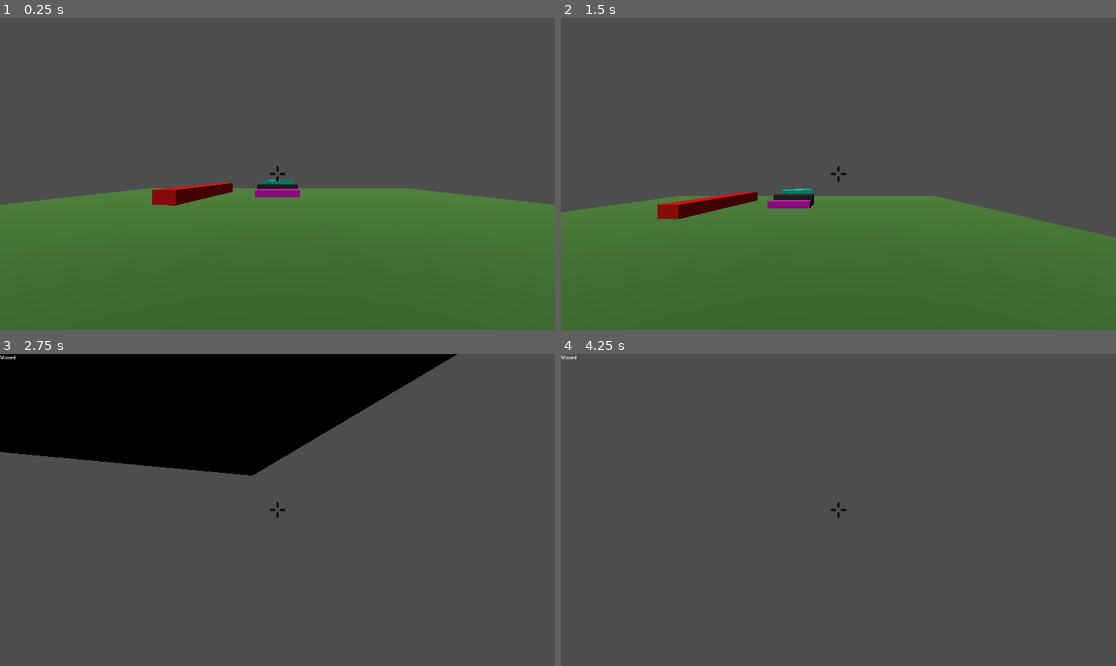
Above: before the commit, frames 1-4 (two rows, left to right).
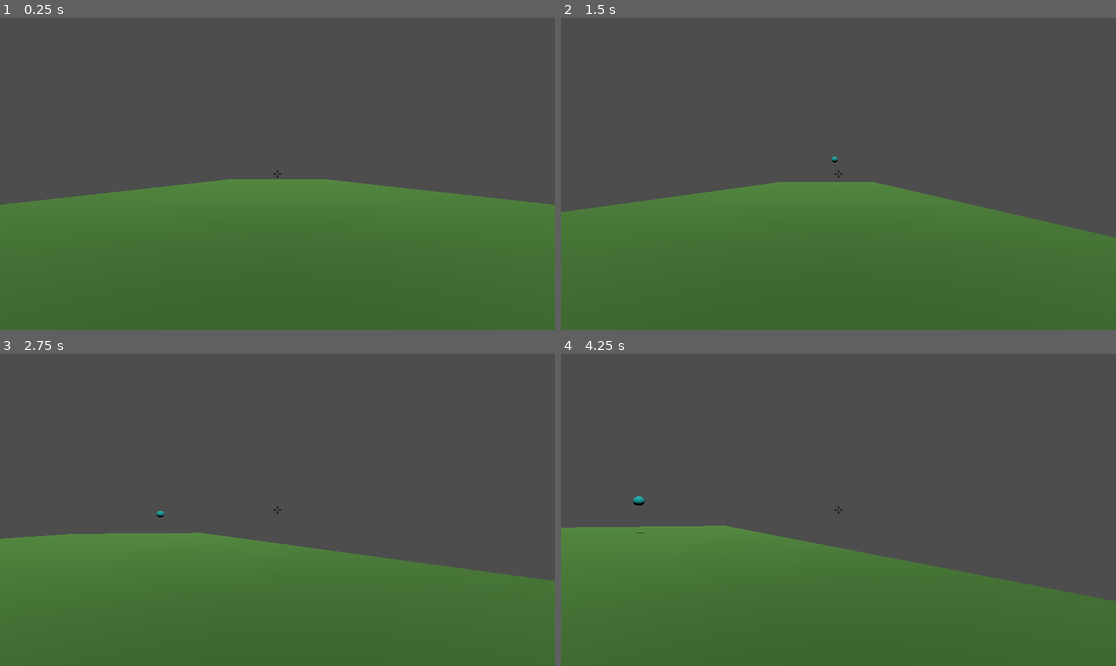
Above: after the commit, the same moments.

Repository: blooize/aimthing
Game: Godot game, scene res://main.tscn
Two runs of this game, one before a commit and one after it. Both use one fixed random seed, a clock stepped at 60 frames per second and the inputs below. The project has no main scene, so this scene is started directly.
Inputs (mouse positions are in pixels of both pictures, inside the frame that each line leads up to):
- Up to frame 1 (0.25 s): no input
- Up to frame 2 (1.5 s): move the mouse to (960, 158) at 0.52 s; hold Right (move_right) 0.53-1.28 s; click (960, 158) at 0.6 s; tap Space (jump) at 0.77 s; move the mouse to (727, 189) at 1.27 s; hold S (move_back) from 1.28 s (still down); tap F (interact) at 1.35 s
- Up to frame 3 (2.75 s): tap Space (jump) at 1.52 s; click (166, 525) at 1.55 s; move the mouse to (288, 503) at 2.02 s; release S (move_back) at 2.03 s; hold W (move_forward) from 2.03 s (still down); click (288, 503) at 2.1 s
- Up to frame 4 (4.25 s): keep holding W (move_forward); move the mouse to (832, 516) at 2.77 s; tap Shift (sprint) at 2.85 s; tap Space (jump) at 3.02, 3.77 s; click (832, 516) at 3.05 s; move the mouse to (877, 513) at 3.52 s; click (877, 513) at 3.6 s

The runs differ from the first frame. In frame 1, 1.7% of the frame differs, in the area x 22-78%, y 47-61%; in frame 2, 2.5%; in frame 3, 61%, in the area x 0-100%, y 0-100%; in frame 4, 36%.
Error before the commit: Parse Error: Expected indented block after function declaration. (res://Target.gd:6)

Commit message:
Added Automated Spawnig

Diff:
--- a/Player.gd
+++ b/Player.gd
@@ -1,5 +1,6 @@
 extends CharacterBody3D
 
+var counter = 0
 @export var speed = 1
 @export var jump_impulse = 1
 @export var gravity = 9.81
@@ -52,10 +53,9 @@
 	if collision:
 		var result = regex.search(collision.collider.name)
 		if result:
-			$Pivot/Camera3D/CanvasLayer/Label.text = "Hit Registered"
+			counter += 1
+			$Pivot/Camera3D/CanvasLayer/Label.text = str(counter)
 			collision.collider.kill()
-		else:
-			$Pivot/Camera3D/CanvasLayer/Label.text = "Missed"
 
 
 func _process(_delta):
--- a/Target.gd
+++ b/Target.gd
@@ -2,10 +2,14 @@
 
 @export var speed = 0
 @export var max_health = 100
-@export var current_health = 100
+@export var current_health = 0
 func initialize(position, direction):
-
+	look_at_from_position(position, direction, Vector3.UP)
+	current_health = max_health
 
 func kill():
 	current_health = 0
 	queue_free()
+
+func _on_timer_timeout():
+	kill()
--- a/main.gd
+++ b/main.gd
@@ -3,13 +3,18 @@
 @export var target_scene: PackedScene
 var captured = false;
 var target_queue = []
-@onready var locations = [$"World/Spawn Pos", $"World/Spawn Pos2", $"World/Spawn Pos3",
- $"World/Spawn Pos4", $"World/Spawn Pos5", $"World/Spawn Pos6"]
+var locations = []
 var targets = []
 var since_last_spawn = 0
+
 # Called when the node enters the scene tree for the first time.
 func _ready():
-	pass # Replace with function body.
+	var world = find_child("World")
+	for c in world.get_children():
+		if is_instance_of(c, Marker3D):
+			locations.append(c)
+
+
 
 
 # Called every frame. 'delta' is the elapsed time since the previous frame.
@@ -23,9 +28,8 @@
 		Input.set_mouse_mode(Input.MOUSE_MODE_VISIBLE)
 		captured = false
 
-	#if target_queue.size() < 4:
-	spawnTarget()
-
+	if target_queue.size() < 4:
+		spawnTarget()
 
 func spawnTarget():
 	if since_last_spawn >= 1:
@@ -33,11 +37,8 @@
 		var target = target_scene.instantiate()
 		var index = randi_range(0, locations.size()-1)
 		var position = locations[index]
-		print_debug(position.global_position)
-		for i in targets:
-			if i.transform == position.global_position:
-				return
 
 		target.initialize(position.global_position, look_vector)
 		targets.append(target)
+		add_child(target)
 		since_last_spawn = 0
--- a/main.tscn
+++ b/main.tscn
@@ -1,11 +1,11 @@
-[gd_scene load_steps=11 format=3 uid="uid://dtxeyhc66h0ul"]
+[gd_scene load_steps=7 format=3 uid="uid://dtxeyhc66h0ul"]
 
 [ext_resource type="Script" path="res://main.gd" id="1_gb1ht"]
 [ext_resource type="PackedScene" uid="uid://c1s1ifjicq0ck" path="res://player.tscn" id="1_kmek0"]
 [ext_resource type="PackedScene" uid="uid://bwlauu1ok5prf" path="res://target.tscn" id="3_2c2n6"]
 
 [sub_resource type="BoxShape3D" id="BoxShape3D_kduco"]
-size = Vector3(30, 1, 30)
+size = Vector3(30, 1, 79.5073)
 
 [sub_resource type="StandardMaterial3D" id="StandardMaterial3D_rdxbs"]
 albedo_color = Color(0.368627, 0.619608, 0.278431, 1)
@@ -13,18 +13,6 @@
 [sub_resource type="BoxMesh" id="BoxMesh_qqr12"]
 material = SubResource("StandardMaterial3D_rdxbs")
 size = Vector3(30, 1, 30)
-
-[sub_resource type="StandardMaterial3D" id="StandardMaterial3D_kqlnv"]
-albedo_color = Color(1, 0.027451, 0, 1)
-
-[sub_resource type="StandardMaterial3D" id="StandardMaterial3D_cjgi6"]
-albedo_color = Color(0, 1, 0.886275, 1)
-
-[sub_resource type="StandardMaterial3D" id="StandardMaterial3D_k3786"]
-albedo_color = Color(0.219608, 0.219608, 0.227451, 1)
-
-[sub_resource type="StandardMaterial3D" id="StandardMaterial3D_m1jhg"]
-albedo_color = Color(1, 0.0980392, 0.890196, 1)
 
 [node name="Main" type="Node"]
 script = ExtResource("1_gb1ht")
@@ -34,34 +22,12 @@
 transform = Transform3D(1, 0, 0, 0, 1, 0, 0, 0, 1, 0, -0.5, 0)
 
 [node name="CollisionShape3D" type="CollisionShape3D" parent="World"]
+transform = Transform3D(1, 0, 0, 0, 1, 0, 0, 0, 1, 0, 0, -0.378754)
 shape = SubResource("BoxShape3D_kduco")
 
 [node name="Floor" type="MeshInstance3D" parent="World"]
+transform = Transform3D(1, 0, 0, 0, 1, 0, 0, 0, 2.6, 0, 0, 0)
 mesh = SubResource("BoxMesh_qqr12")
-
-[node name="CSGBox3D4" type="CSGBox3D" parent="World"]
-transform = Transform3D(0.118335, 0, 0.992974, 0, 1, 0, -0.992974, 0, 0.118335, -5.47691, 0.525554, -4.88794)
-material_override = SubResource("StandardMaterial3D_kqlnv")
-use_collision = true
-size = Vector3(10.0736, 1.58009, 1.35706)
-
-[node name="CSGBox3D2" type="CSGBox3D" parent="World"]
-transform = Transform3D(0.747775, 0, 0.663952, 0, 1, 0, -0.663952, 0, 0.747775, 0.0136271, 0.855589, -8.28482)
-material_override = SubResource("StandardMaterial3D_cjgi6")
-use_collision = true
-size = Vector3(2.51269, 1.58009, 1.35706)
-
-[node name="CSGBox3D3" type="CSGBox3D" parent="World"]
-transform = Transform3D(1, 0, 0, 0, 1, 0, 0, 0, 1, 0, 0.713062, -6.6986)
-material_override = SubResource("StandardMaterial3D_k3786")
-use_collision = true
-size = Vector3(3.20853, 1.21624, 1.35706)
-
-[node name="CSGBox3D" type="CSGBox3D" parent="World"]
-transform = Transform3D(1, 0, 0, 0, 1, 0, 0, 0, 1, 0, 0.5, -4.91294)
-material_override = SubResource("StandardMaterial3D_m1jhg")
-use_collision = true
-size = Vector3(3.20853, 1, 1.35706)
 
 [node name="Spawn Pos3" type="Marker3D" parent="World"]
 transform = Transform3D(1, 0, 0, 0, 1, 0, 0, 0, 1, 2.08165e-12, 2.5, -4)
@@ -87,6 +53,94 @@
 transform = Transform3D(1, 0, 0, 0, 1, 0, 0, 0, 1, -1.5, 2.5, -4)
 gizmo_extents = 0.13
 
+[node name="Spawn Pos7" type="Marker3D" parent="World"]
+transform = Transform3D(1, 0, 0, 0, 1, 0, 0, 0, 1, 2.08165e-12, 5.50053, -4)
+gizmo_extents = 0.13
+
+[node name="Spawn Pos8" type="Marker3D" parent="World"]
+transform = Transform3D(1, 0, 0, 0, 1, 0, 0, 0, 1, 2.08165e-12, 7.00053, -4)
+gizmo_extents = 0.13
+
+[node name="Spawn Pos9" type="Marker3D" parent="World"]
+transform = Transform3D(1, 0, 0, 0, 1, 0, 0, 0, 1, 1.5, 7.00053, -4)
+gizmo_extents = 0.13
+
+[node name="Spawn Pos10" type="Marker3D" parent="World"]
+transform = Transform3D(1, 0, 0, 0, 1, 0, 0, 0, 1, -1.5, 7.00053, -4)
+gizmo_extents = 0.13
+
+[node name="Spawn Pos11" type="Marker3D" parent="World"]
+transform = Transform3D(1, 0, 0, 0, 1, 0, 0, 0, 1, 1.5, 5.50053, -4)
+gizmo_extents = 0.13
+
+[node name="Spawn Pos12" type="Marker3D" parent="World"]
+transform = Transform3D(1, 0, 0, 0, 1, 0, 0, 0, 1, -1.5, 5.50053, -4)
+gizmo_extents = 0.13
+
+[node name="Spawn Pos25" type="Marker3D" parent="World"]
+transform = Transform3D(1, 0, 0, 0, 1, 0, 0, 0, 1, -4.62955, 2.5, -4)
+gizmo_extents = 0.13
+
+[node name="Spawn Pos26" type="Marker3D" parent="World"]
+transform = Transform3D(1, 0, 0, 0, 1, 0, 0, 0, 1, -4.62955, 4, -4)
+gizmo_extents = 0.13
+
+[node name="Spawn Pos27" type="Marker3D" parent="World"]
+transform = Transform3D(1, 0, 0, 0, 1, 0, 0, 0, 1, -3.12955, 4, -4)
+gizmo_extents = 0.13
+
+[node name="Spawn Pos29" type="Marker3D" parent="World"]
+transform = Transform3D(1, 0, 0, 0, 1, 0, 0, 0, 1, -3.12955, 2.5, -4)
+gizmo_extents = 0.13
+
+[node name="Spawn Pos31" type="Marker3D" parent="World"]
+transform = Transform3D(1, 0, 0, 0, 1, 0, 0, 0, 1, -4.62955, 5.50053, -4)
+gizmo_extents = 0.13
+
+[node name="Spawn Pos32" type="Marker3D" parent="World"]
+transform = Transform3D(1, 0, 0, 0, 1, 0, 0, 0, 1, -4.62955, 7.00053, -4)
+gizmo_extents = 0.13
+
+[node name="Spawn Pos33" type="Marker3D" parent="World"]
+transform = Transform3D(1, 0, 0, 0, 1, 0, 0, 0, 1, -3.12955, 7.00053, -4)
+gizmo_extents = 0.13
+
+[node name="Spawn Pos35" type="Marker3D" parent="World"]
+transform = Transform3D(1, 0, 0, 0, 1, 0, 0, 0, 1, -3.12955, 5.50053, -4)
+gizmo_extents = 0.13
+
+[node name="Spawn Pos13" type="Marker3D" parent="World"]
+transform = Transform3D(1, 0, 0, 0, 1, 0, 0, 0, 1, 4.58995, 2.5, -4)
+gizmo_extents = 0.13
+
+[node name="Spawn Pos14" type="Marker3D" parent="World"]
+transform = Transform3D(1, 0, 0, 0, 1, 0, 0, 0, 1, 4.58995, 4, -4)
+gizmo_extents = 0.13
+
+[node name="Spawn Pos16" type="Marker3D" parent="World"]
+transform = Transform3D(1, 0, 0, 0, 1, 0, 0, 0, 1, 3.08995, 4, -4)
+gizmo_extents = 0.13
+
+[node name="Spawn Pos18" type="Marker3D" parent="World"]
+transform = Transform3D(1, 0, 0, 0, 1, 0, 0, 0, 1, 3.08995, 2.5, -4)
+gizmo_extents = 0.13
+
+[node name="Spawn Pos19" type="Marker3D" parent="World"]
+transform = Transform3D(1, 0, 0, 0, 1, 0, 0, 0, 1, 4.58995, 5.50053, -4)
+gizmo_extents = 0.13
+
+[node name="Spawn Pos20" type="Marker3D" parent="World"]
+transform = Transform3D(1, 0, 0, 0, 1, 0, 0, 0, 1, 4.58995, 7.00053, -4)
+gizmo_extents = 0.13
+
+[node name="Spawn Pos22" type="Marker3D" parent="World"]
+transform = Transform3D(1, 0, 0, 0, 1, 0, 0, 0, 1, 3.08995, 7.00053, -4)
+gizmo_extents = 0.13
+
+[node name="Spawn Pos24" type="Marker3D" parent="World"]
+transform = Transform3D(1, 0, 0, 0, 1, 0, 0, 0, 1, 3.08995, 5.50053, -4)
+gizmo_extents = 0.13
+
 [node name="DirectionalLight3D" type="DirectionalLight3D" parent="."]
 transform = Transform3D(1, 0, 0, 0, 0.534618, 0.845094, 0, -0.845094, 0.534618, -3.07026, 135.423, 88.3705)
 light_energy = 0.423
@@ -95,6 +149,6 @@
 shadow_opacity = 0.8
 
 [node name="Player" parent="." instance=ExtResource("1_kmek0")]
-transform = Transform3D(1, 0, 0, 0, 1, 0, 0, 0, 1, 0, 0.55, 13.2097)
+transform = Transform3D(1, 0, 0, 0, 1, 0, 0, 0, 1, 0, 0.55, 36.0859)
 speed = 5
 jump_impulse = 5
--- a/player.tscn
+++ b/player.tscn
@@ -20,14 +20,16 @@
 fov = 65.0
 
 [node name="Sprite3D" type="Sprite3D" parent="Pivot/Camera3D"]
-transform = Transform3D(0.2, 0, 0, 0, 0.2, 0, 0, 0, 0.2, 0, 0, -1.45234)
+transform = Transform3D(0.1, 0, 0, 0, 0.1, 0, 0, 0, 0.1, 0, 0, -1.45234)
 texture = ExtResource("2_psqia")
 
 [node name="CanvasLayer" type="CanvasLayer" parent="Pivot/Camera3D"]
 
 [node name="Label" type="Label" parent="Pivot/Camera3D/CanvasLayer"]
-offset_right = 40.0
-offset_bottom = 23.0
+offset_left = 1.0
+offset_top = 1.0
+offset_right = 41.0
+offset_bottom = 24.0
 
 [node name="Body" type="CollisionShape3D" parent="."]
 transform = Transform3D(1, 0, 0, 0, 1, 0, 0, 0, 1, 0, 1, 0)
--- a/project.godot
+++ b/project.godot
@@ -1,9 +1,17 @@
+; Engine configuration file.
+; It's best edited using the editor UI and not directly,
+; since the parameters that go here are not all obvious.
+;
+; Format:
+;   [section] ; section goes between []
+;   param=value ; assign values to parameters
+
 config_version=5
 
 [application]
 
 config/name="AimThing"
-config/features=PackedStringArray("4.1")
+config/features=PackedStringArray("4.2")
 config/icon="res://icon.png"
 
 [display]
--- a/target.tscn
+++ b/target.tscn
@@ -12,9 +12,6 @@
 
 [node name="Target" type="CharacterBody3D"]
 script = ExtResource("1_hnex8")
-speed = null
-max_health = null
-current_health = null
 
 [node name="Pivot" type="Node3D" parent="."]
 
@@ -23,3 +20,8 @@
 
 [node name="CollisionShape3D" type="CollisionShape3D" parent="."]
 shape = SubResource("SphereShape3D_8v7yn")
+
+[node name="Timer" type="Timer" parent="."]
+autostart = true
+
+[connection signal="timeout" from="Timer" to="." method="_on_timer_timeout"]
Not shown, added: maiA7E1.tmp
Not shown, added: maiC193.tmp
Not shown, added: maiF75.tmp
